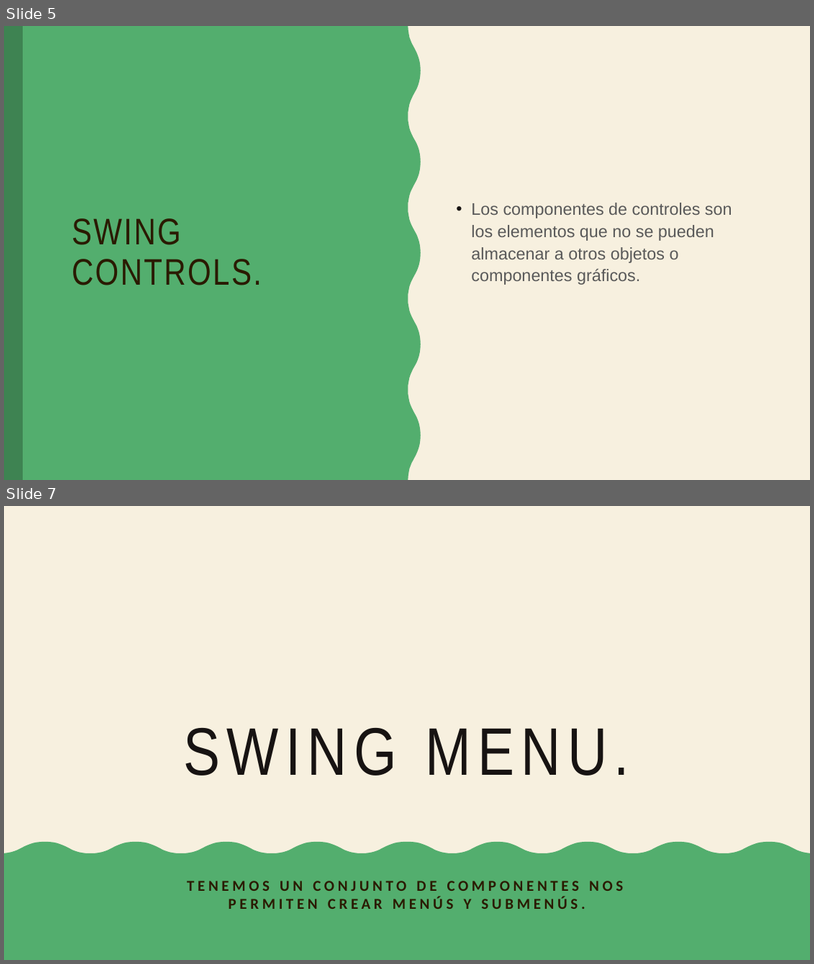
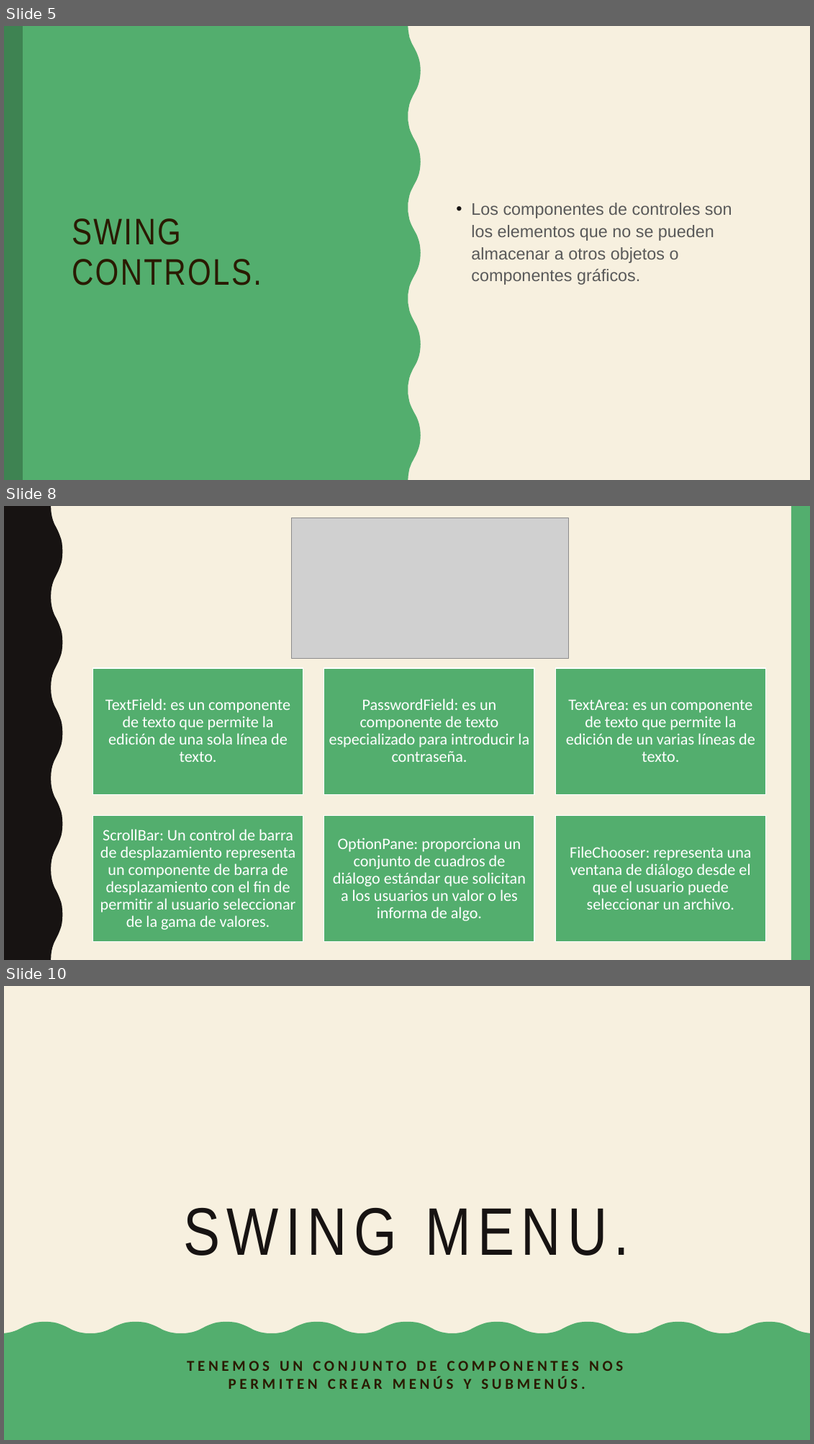
Before and after one commit to kevinjapa/poo, a slide deck: SegundoInterciclo/Componentes de netbeans.pptx. Shown one above the other, each under a label of ours: slides 5 and 7 before the commit, slides 5, 8 and 10 after it; the slides between them are not shown. The pictures are 814x964 and 814x1444 pixels, drawn with LibreOffice and Linux fonts; fonts in the diff are those of the drawing; grey boxes stand for pictures. Boxes give left, top, right and bottom in pixels: in the first picture for what was removed or moved away, otherwise in the second. Text is boxed around its words. In the diff, an @@ line names an element or a change of style, - is before the commit and + after.

```diff
--- a/SegundoInterciclo/Componentes de netbeans.pptx
+++ b/SegundoInterciclo/Componentes de netbeans.pptx
@@ slide 8 added at (x1=4, y1=506, x2=810, y2=960), background #F7F0DF; not listed: 2 template elements that a slide beside it also shows @@
@@ picture added at (x1=292, y1=518, x2=568, y2=659) @@
@@ group added at (x1=93, y1=668, x2=766, y2=942): 6 rectangles, 6 texts @@
+TextField: es un componente de texto que permite la edición de una sola línea de texto.
+PasswordField: es un componente de texto especializado para introducir la contraseña.
+TextArea: es un componente de texto que permite la edición de un varias líneas de texto.
+ScrollBar: Un control de barra de desplazamiento representa un componente de barra de desplazamiento con el fin de permitir al usuario seleccionar de la gama de valores.
+OptionPane: proporciona un conjunto de cuadros de diálogo estándar que solicitan a los usuarios un valor o les informa de algo.
+FileChooser: representa una ventana de diálogo desde el que el usuario puede seleccionar un archivo.
@@ what was slide 7 is now slide 10 @@
```
Also in this commit, not shown: 1 slide changed, 3 other slides added, 1 other file.
